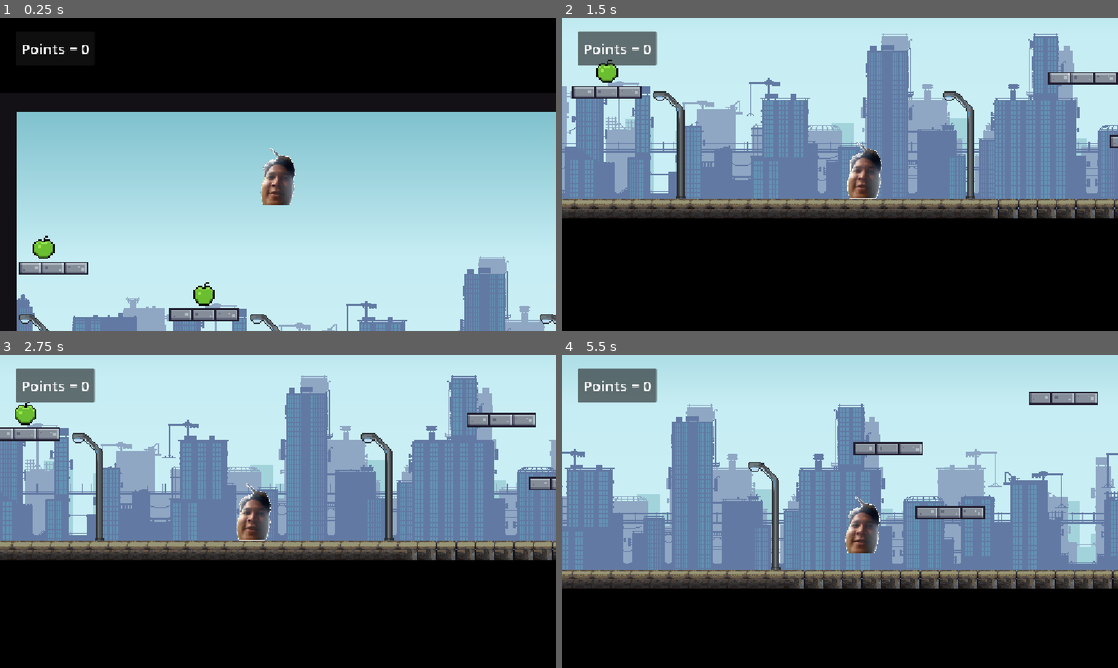
Above: before the commit, frames 1-4 (two rows, left to right).
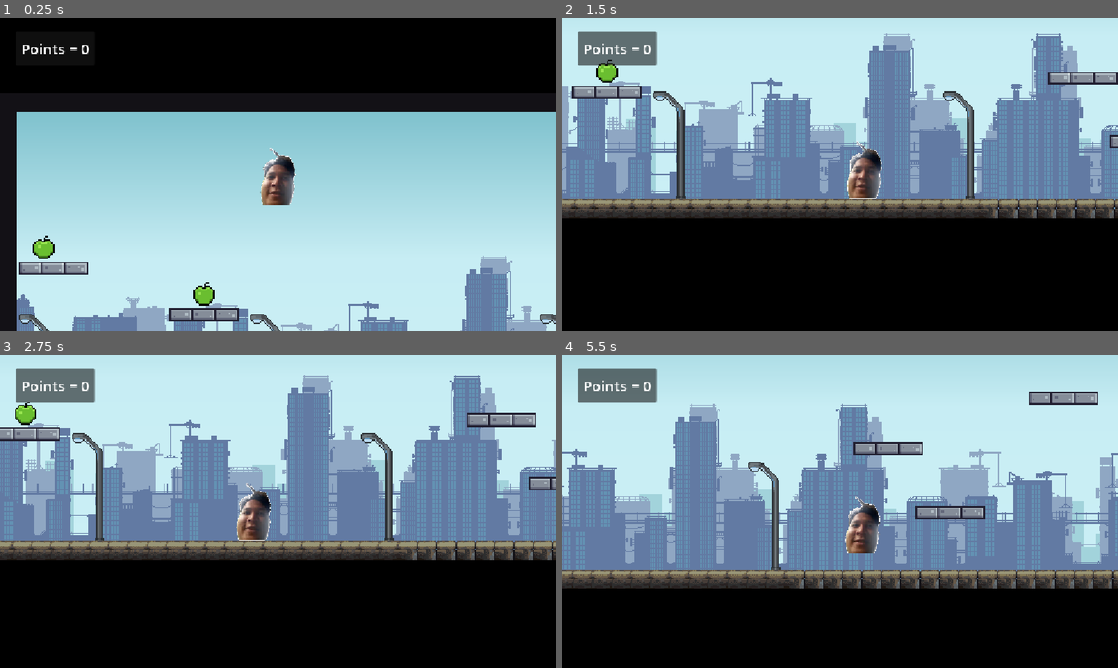
Above: after the commit, the same moments.

Repository: WanaRB/code-adventure
Game: Godot game, scene res://world.tscn
The game is run twice, just before and just after one commit, with the same random seed, the same clock (stepped at 60 frames per second) and the same inputs. Sound files missing from this copy of the repository are replaced by a short silence.
Inputs:
- Up to frame 1 (0.25 s): no input
- Up to frame 2 (1.5 s): tap Enter (ui_accept) at 0.5, 0.77 s; hold E (interaksi) 0.53-1.28 s; hold Right (ui_right) from 0.53 s (still down); tap E (interaksi) at 1.35 s
- Up to frame 3 (2.75 s): tap Enter (ui_accept) at 1.52 s; release Right (ui_right) at 2.03 s; hold Left (ui_left) from 2.03 s (still down); hold E (interaksi) from 2.03 s (still down)
- Up to frame 4 (5.5 s): release Left (ui_left) at 2.78 s; release E (interaksi) at 2.78 s; hold Right (ui_right) 2.78-4.28 s; tap E (interaksi) at 2.85, 4.35 s; tap Enter (ui_accept) at 3.02, 3.77, 4.52 s; hold E (interaksi) 3.53-4.28 s; hold Left (ui_left) 4.28-5.03 s; hold Right (ui_right) from 5.03 s (still down); hold E (interaksi) from 5.03 s (still down)

The runs differ from the first frame. In frame 1, 0.5% of the frame differs, in the area x 5-99%, y 76-100%; in frame 2, 3.1%; in frame 3, 2.8%; in frame 4, 4.1%, in the area x 0-100%, y 15-67%.

Commit message:
Update world.tscn

Diff:
--- a/world.tscn
+++ b/world.tscn
@@ -1057,7 +1057,7 @@
 anchors_preset = 15
 anchor_right = 1.0
 anchor_bottom = 1.0
-offset_right = 1127.0
+offset_right = 1138.0
 offset_bottom = 23.0
 grow_horizontal = 2
 grow_vertical = 2
